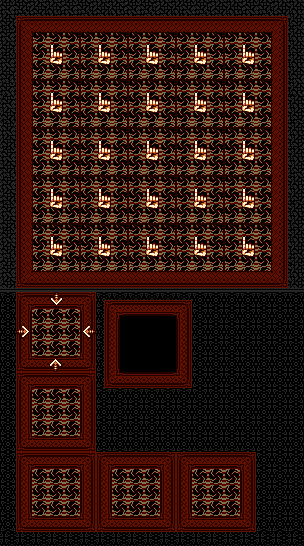
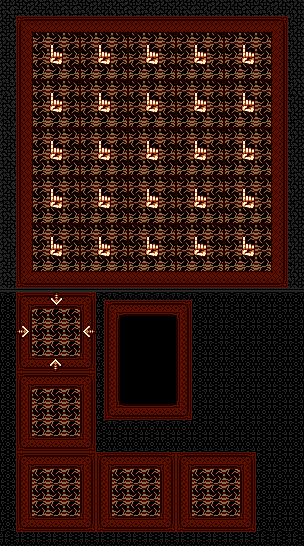
Layered file, before and after one edit (304x546). Changes by layer:
painted on "pause #1" over [left=104, top=369, right=192, bottom=420]
